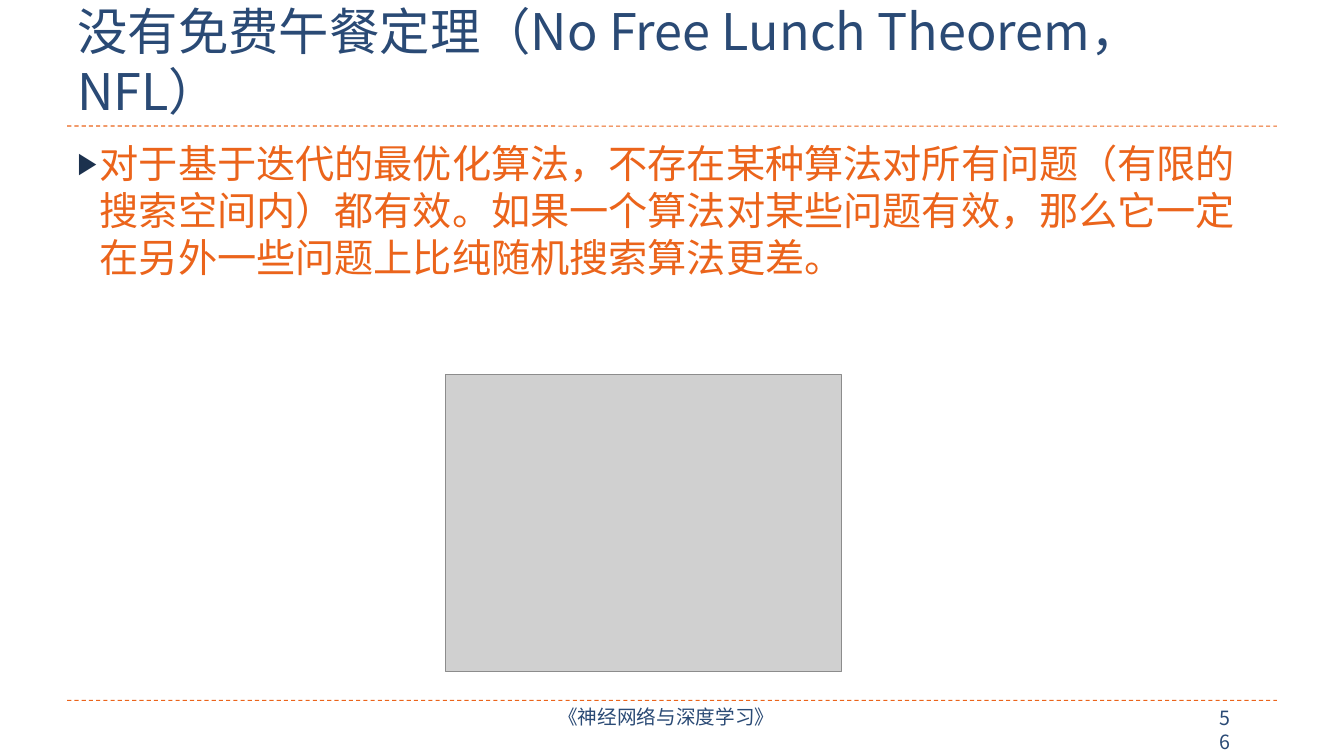
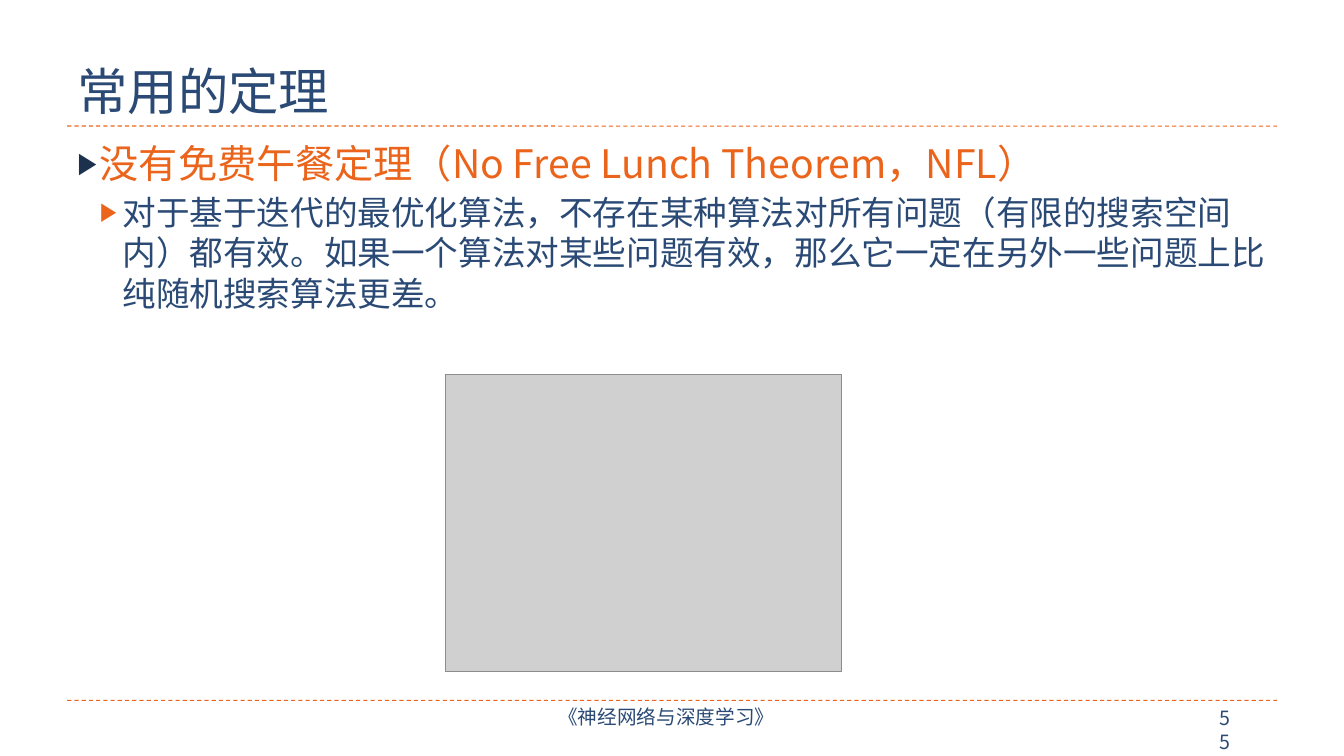
Before and after one commit to nndl/nndl.github.io, a slide deck: slide 55 of ppt/chap-机器学习概述.pptx (slide 56 before the commit). Drawn at 1344x756 pixels with LibreOffice and Linux fonts; fonts in the diff are those of the drawing; grey boxes stand for pictures. Boxes give left, top, right and bottom in pixels: in the first picture for what was removed or moved away, otherwise in the second. Text is boxed around its words. In the diff, an @@ line names an element or a change of style, - is before the commit and + after.

```diff
--- a/ppt/chap-机器学习概述.pptx
+++ b/ppt/chap-机器学习概述.pptx
@@ title at box(77, 67, 329, 114): text changed @@
-没有免费午餐定理（No Free Lunch Theorem，NFL）
+常用的定理
@@ text at box(100, 144, 1037, 182): paragraph added @@
+▶ 没有免费午餐定理（No Free Lunch Theorem，NFL）
@@ text at box(123, 196, 1265, 309): size 28 to 24 pt, text colour #EB641B to #2A4A75 in "对于基于迭代的最优化算法，不存在某种算法对所有问题（有限的搜索空间内）都有效。如果一个算法对某些问题有效，那么它一定在另 ..."; list level 1 to 2 in "对于基于迭代的最优化算法，不存在某种算法对所有问题（有限的搜索空间内）都有效。如果一个算法对某些问题有效，那么它一定在另 ..."; bullet colour #1C314E to #EB641B @@
```
Also in this commit, not shown: 5 other slides changed, 4 slides added, 2 slides removed.
